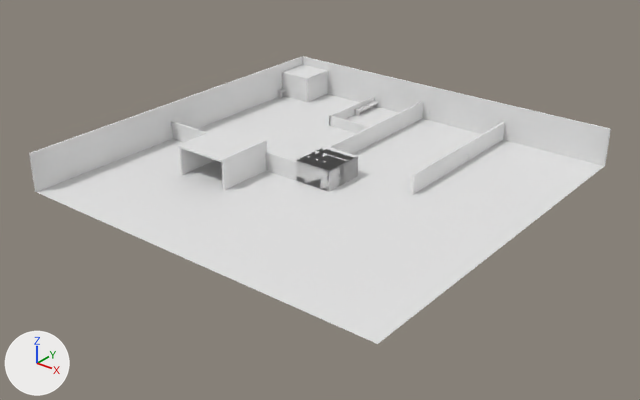
The glTF model public/images/models/Levels/level1/Scene.glb, before and after one commit.
The view is the same before and after, from a 50 mm lens placed at (491.0, -629.0, 363.0), pointed at (3.0, -18.0, -16.0). Every picture has the same lights, and +X, +Y and +Z are marked at lower left. Where no turn or scale is listed for an object, it has been applied to the vertices.

The scene before the commit, as lines of its bpy script (objects in view):
```python
me_door2blueupzsmall_001 = bpy.data.meshes.new('door2BlueUpZSmall.001')
me_door2blueupzsmall_001.from_pydata(...)  # a box spanning x -0.5..0.5, y -4.0..4.0, z -4.0..4.0
me_start17_001 = bpy.data.meshes.new('start17.001')
me_start17_001.from_pydata(...)  # a box spanning x -1.0..1.0, y -1.0..1.0, z -1.0..1.0
me_start18_001 = bpy.data.meshes.new('start18.001')
me_start18_001.from_pydata(...)  # a box spanning x -1.0..1.0, y -4.0..4.0, z -6.0..6.0
me_wall20_015 = bpy.data.meshes.new('wall20.015')
me_wall20_015.from_pydata(...)  # a box spanning x -1.0..1.0, y -1.0..1.0, z -1.0..1.0
me_wall7_001 = bpy.data.meshes.new('wall7.001')
me_wall7_001.from_pydata(...)  # a box spanning x -95.0..95.0, y -1.0..1.0, z -20.0..20.0
ob_door2blueupzsmall_001 = bpy.data.objects.new('door2BlueUpZSmall.001', me_door2blueupzsmall_001)
ob_door2blueupzsmall_001.location = (84.0, 120.0, 4.0)
ob_start17_001 = bpy.data.objects.new('start17.001', me_start17_001)
ob_start17_001.location = (84.0, 161.0, 10.0)
ob_start17_001.rotation_euler = (0.0, 0.0, 1.571)  # degrees (0, 0, 90)
ob_start17_001.scale = (37.0, 1.0, 10.0)
ob_start18_001 = bpy.data.objects.new('start18.001', me_start18_001)
ob_start18_001.location = (84.0, 120.0, 14.0)
ob_wall20_020 = bpy.data.objects.new('wall20.020', me_wall20_015)
ob_wall20_020.location = (84.0, 68.0, 10.0)
ob_wall20_020.rotation_euler = (0.0, 0.0, 1.571)  # degrees (0, 0, 90)
ob_wall20_020.scale = (48.0, 1.0, 10.0)
ob_wall7_001 = bpy.data.objects.new('wall7.001', me_wall7_001)
ob_wall7_001.location = (-105.0, 199.0, 20.0)
# also in view: 'wall7.002' at (-199.0, 0.0, 20.0); 'wall20.021' at (-20.0, 106.0, 10.0); 'ground' at (0.0, 0.0, 0.0); 'start19.002' at (-1.0, -2.0, 21.0); 'start19.003' at (-91.0, -55.0, 31.0)
```
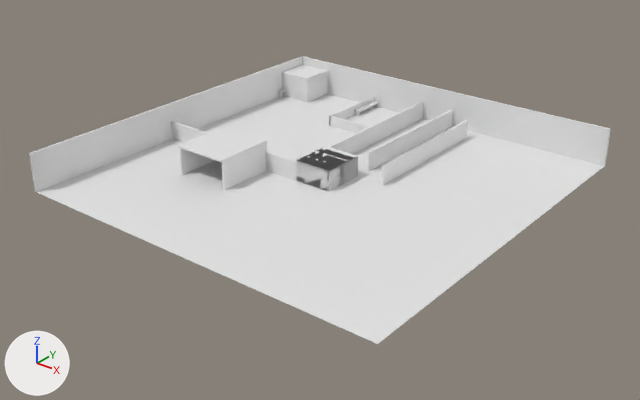
Location of each change, (x1, y1, x2, y2) in pixels of the pictures (640 x 400 px):
'wall20.020', moved, rescaled (57% wider, 32% taller): before (411, 145, 466, 194); after (381, 120, 468, 185)
'start17.001', moved, rescaled (126% wider, 57% taller): before (468, 122, 505, 161); after (368, 109, 453, 171)
'start18.001', deleted: before (464, 142, 470, 156)
'door2BlueUpZSmall.001', deleted: before (465, 154, 469, 162)

The change, as a diff of the scene's bpy script:
```diff
--- a/public/images/models/Levels/level1/Scene.glb.py
+++ b/public/images/models/Levels/level1/Scene.glb.py
@@ ob_door2blueupzsmall_001 @@
-ob_door2blueupzsmall_001 = bpy.data.objects.new('door2BlueUpZSmall.001', me_door2blueupzsmall_001)
-ob_door2blueupzsmall_001.location = (84.0, 120.0, 4.0)
@@ ob_start17_001 @@
 ob_start17_001 = bpy.data.objects.new('start17.001', me_start17_001)
-ob_start17_001.location = (84.0, 161.0, 10.0)
+ob_start17_001.location = (19.8, 119.0, 10.0)
 ob_start17_001.rotation_euler = (0.0, 0.0, 1.571)  # degrees (0, 0, 90)
-ob_start17_001.scale = (37.0, 1.0, 10.0)
+ob_start17_001.scale = (80.0, 1.0, 10.0)
@@ ob_start18_001 @@
-ob_start18_001 = bpy.data.objects.new('start18.001', me_start18_001)
-ob_start18_001.location = (84.0, 120.0, 14.0)
@@ ob_wall20_020 @@
 ob_wall20_020 = bpy.data.objects.new('wall20.020', me_wall20_015)
-ob_wall20_020.location = (84.0, 68.0, 10.0)
+ob_wall20_020.location = (49.8, 99.3, 10.0)
 ob_wall20_020.rotation_euler = (0.0, 0.0, 1.571)  # degrees (0, 0, 90)
-ob_wall20_020.scale = (48.0, 1.0, 10.0)
+ob_wall20_020.scale = (80.0, 1.0, 10.0)
```
